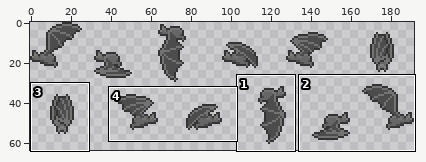
Two versions of one sprite sheet, Project4/SDLProject/batTrp.png. The first picture is a wide view before the edit; the outline marks the close-up.
Close-up. Earlier state:
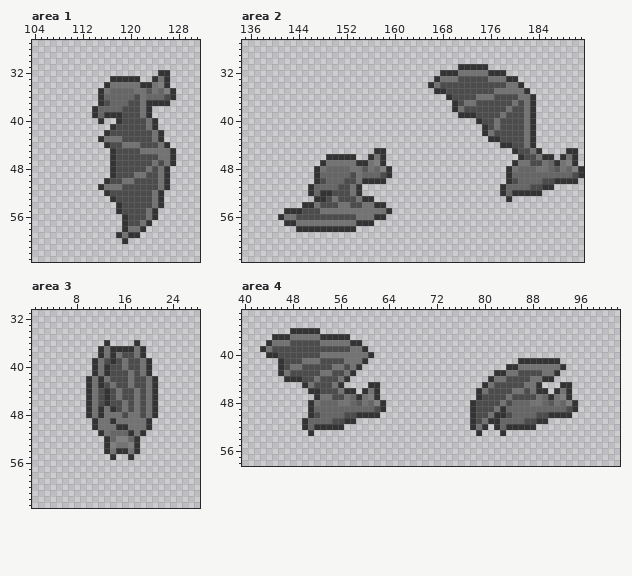
The file is 192x64 pixels. Shown: area 1: x 104..131, y 27..63; area 2: x 135..191, y 27..63; area 3: x 1..28, y 31..63; area 4: x 40..102, y 33..58.
New version:
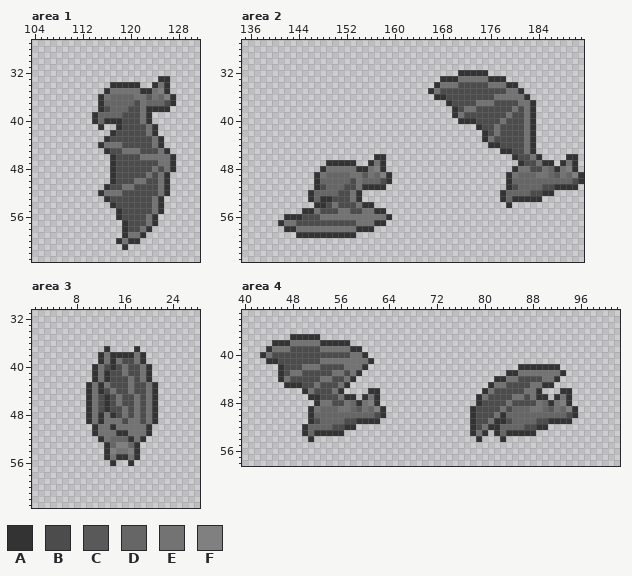
Palette (. is transparent): A #333333  B #4c4c4c  C #595959  D #666666  E #737373  F #808080
The edit:
--- area 1
@@ x 112..129 @@
 31 ..................
-32 .............AA...
-33 .....AAAAA..AEA...
-34 ....AEEEEEAAEFA...
-35 ...AEDDDDEECEDFA..
-36 ...ADDDDDBEDDDBA..
-37 ...ABDDDBBEAAAA...
-38 ..ADDDDBBBEA......
-39 ..ADAAABBBEA......
-40 ...A..ABBBBEA.....
-41 .....ABBBBBEA.....
-42 ....ABBBBBBBEA....
-43 ...AEEEBBBBBEA....
-44 ....ABBEEEBBBEA...
-45 .....ABBBBEEEEEA..
-46 .....ABBBBBBBEEA..
-47 .....ABBBBBBEBEA..
-48 .....ABBBBBEBEA...
-49 .....ABBBEEBBEA...
-50 ....ABBEEBBBBEA...
-51 ...AEEEBBBBBBEA...
-52 ....ABBBBBBBEA....
-53 .....ABBBBBBEA....
-54 ......ABBBBBEA....
-55 ......ABBBBEA.....
-56 .......ABBBEA.....
-57 .......ABBEA......
-58 .......AEEA.......
-59 ......AEAA........
-60 .......A..........
-61 ..................
+32 ..................
+33 .............AA...
+34 .....AAAAA..AEA...
+35 ....AEEEEEAAEFA...
+36 ...AEDDDDEECEDFA..
+37 ...ADDDDDBEDDDBA..
+38 ...ABDDDBBEAAAA...
+39 ..ADDDDBBBEA......
+40 ..ADAAABBBEA......
+41 ...A..ABBBBEA.....
+42 .....ABBBBBEA.....
+43 ....ABBBBBBBEA....
+44 ...AEEEBBBBBEA....
+45 ....ABBEEEBBBEA...
+46 .....ABBBBEEEEEA..
+47 .....ABBBBBBBEEA..
+48 .....ABBBBBBEBEA..
+49 .....ABBBBBEBEA...
+50 .....ABBBEEBBEA...
+51 ....ABBEEBBBBEA...
+52 ...AEEEBBBBBBEA...
+53 ....ABBBBBBBEA....
+54 .....ABBBBBBEA....
+55 ......ABBBBBEA....
+56 ......ABBBBEA.....
+57 .......ABBBEA.....
+58 .......ABBEA......
+59 .......AEEA.......
+60 ......AEAA........
+61 .......A..........
 62 ..................
--- area 2
@@ x 135..191 @@
 30 .........................................................
-31 ....................................AAAAA................
-32 .................................AAAEEEEEAAA.............
-33 ................................AEEEBBBBBEEEAA...........
-34 ...............................AEBBBBBBBBBBBEEA..........
-35 ................................AABBBBBBBBEEEEEA.........
-36 ..................................ABBBBEEEBBBBEEA........
-37 ...................................ABEEBBBBBBEBEA........
-38 ...................................AEBBBBBBBEBBEA........
-39 ....................................AAABBBBEBBBEA........
-40 .......................................ABBEBBBBEA........
-41 ........................................ABEBBBBEA........
-42 ........................................AEBBBBBEA........
-43 .........................................AABBBBEA........
-44 ...........................................AABBEA........
-45 ......................AA.....................ABBEA....AA.
-46 ..............AAAAA..AEA......................ABBEAA.AEA.
-47 .............AEEEEEAAEFA.....................AEEBBEDAEFA.
-48 ............AEDDDDEECEDFA...................AEDDDEEDCEDFA
-49 ............ADDDDDBEDDDBA...................ADDDDDDDDDDBA
-50 ............ABDDDBBEAAAA....................ABDDDDBBAAAA.
-51 ...........ADDDDBBEA.......................ADDDDBBAA.....
-52 ...........ADAABBBEA.......................ADAAAAA.......
-53 ............AABEBBBEAA......................A............
-54 ..........AAEBBBEEBBEEAA.................................
-55 .......AAABBBEEEEEEEEEEEA................................
-56 ......AEEBBBBBBBBBBEEEAA.................................
-57 .......AAEEEEEEEEEEAAA...................................
-58 .........AAAAAAAAAA......................................
-59 .........................................................
+31 .........................................................
+32 ....................................AAAAA................
+33 .................................AAAEEEEEAAA.............
+34 ................................AEEEBBBBBEEEAA...........
+35 ...............................AEBBBBBBBBBBBEEA..........
+36 ................................AABBBBBBBBEEEEEA.........
+37 ..................................ABBBBEEEBBBBEEA........
+38 ...................................ABEEBBBBBBEBEA........
+39 ...................................AEBBBBBBBEBBEA........
+40 ....................................AAABBBBEBBBEA........
+41 .......................................ABBEBBBBEA........
+42 ........................................ABEBBBBEA........
+43 ........................................AEBBBBBEA........
+44 .........................................AABBBBEA........
+45 ...........................................AABBEA........
+46 ......................AA.....................ABBEA....AA.
+47 ..............AAAAA..AEA......................ABBEAA.AEA.
+48 .............AEEEEEAAEFA.....................AEEBBEDAEFA.
+49 ............AEDDDDEECEDFA...................AEDDDEEDCEDFA
+50 ............ADDDDDBEDDDBA...................ADDDDDDDDDDBA
+51 ............ABDDDBBEAAAA....................ABDDDDBBAAAA.
+52 ...........ADDDDBBEA.......................ADDDDBBAA.....
+53 ...........ADAABBBEA.......................ADAAAAA.......
+54 ............AABEBBBEAA......................A............
+55 ..........AAEBBBEEBBEEAA.................................
+56 .......AAABBBEEEEEEEEEEEA................................
+57 ......AEEBBBBBBBBBBEEEAA.................................
+58 .......AAEEEEEEEEEEAAA...................................
+59 .........AAAAAAAAAA......................................
 60 .........................................................
--- area 3
@@ x 8..23 @@
 35 ................
-36 .....A....A.....
-37 ....AEAAAAEA....
-38 ....AEAEBBEA....
-39 ...AEBABEBBEA...
-40 ...AEABBEBBEA...
-41 ...AEABBBEBEA...
-42 ..AEAEBBBEBBEA..
-43 ..AEABEBBEBBEA..
-44 ..AEBABEBBEBEA..
+36 ................
+37 .....A....A.....
+38 ....AEAAAAEA....
+39 ....AEAEBBEA....
+40 ...AEBABEBBEA...
+41 ...AEABBEBBEA...
+42 ...AEABBBEBEA...
+43 ..AEAEBBBEBBEA..
+44 ..AEABEBBEBBEA..
 45 ..AEBABEBBEBEA..
-46 ..AEBABBEBEBEA..
-47 ..AEAEABEBEBEA..
-48 ..AEAEEEBEEBEA..
-49 ...AEEAEEEEEA...
-50 ...AEEEAAEEEA...
-51 ....AEDDDAEA....
-52 .....ADFFDA.....
-53 .....AFEEFA.....
-54 .....AEAAEA.....
-55 ......A..A......
-56 ................
+46 ..AEBABEBBEBEA..
+47 ..AEBABBEBEBEA..
+48 ..AEAEABEBEBEA..
+49 ..AEAEEEBEEBEA..
+50 ...AEEAEEEEEA...
+51 ...AEEEAAEEEA...
+52 ....AEDDDAEA....
+53 .....ADFFDA.....
+54 .....AFEEFA.....
+55 .....AEAAEA.....
+56 ......A..A......
 57 ................
--- area 4
@@ x 40..102 @@
 35 ...............................................................
-36 ........AAAAA..................................................
-37 .....AAAEEEEEAAAAA.............................................
-38 ....AEEEBBBBBEEEEEAA...........................................
-39 ...AEBBBBBBBBBBBBBEEA..........................................
-40 ....AABBBBBBBEEEEEEEEA.........................................
-41 ......ABBBEEEBBBBEEEA.........................AAAAAAA..........
-42 ......ABEEBBBBBEEBEA........................AAEEEEEEEA.........
-43 ......AEBBBBBEEBBEA.......................AAEEBBBBEEA..........
-44 .......AAABBEBBBEA.......................AEEBBBBEEAA...........
-45 ..........AEBBBEA....AA.................AEBBBBBEEA...AA........
-46 ...........AABBBEAA.AEA................AEBBBBEEBEAA.AEA........
-47 ............AEEBBEDAEFA................ABBBBEBBBBEDAEFA........
-48 ...........AEDDDEEDCEDFA..............ABBBBEBDDDEEDCEDFA.......
-49 ...........ADDDDDDDDDDBA..............ABBBEADDDDDDDDDDBA.......
-50 ...........ABDDDDBBAAAA...............ABBEAABDDDDBBAAAA........
-51 ..........ADDDDBBAA...................ABEAADDDDBBAA............
-52 ..........ADAAAAA.....................AEA.ADAAAAA..............
-53 ...........A...........................A...A...................
-54 ...............................................................
+36 ...............................................................
+37 ........AAAAA..................................................
+38 .....AAAEEEEEAAAAA.............................................
+39 ....AEEEBBBBBEEEEEAA...........................................
+40 ...AEBBBBBBBBBBBBBEEA..........................................
+41 ....AABBBBBBBEEEEEEEEA.........................................
+42 ......ABBBEEEBBBBEEEA.........................AAAAAAA..........
+43 ......ABEEBBBBBEEBEA........................AAEEEEEEEA.........
+44 ......AEBBBBBEEBBEA.......................AAEEBBBBEEA..........
+45 .......AAABBEBBBEA.......................AEEBBBBEEAA...........
+46 ..........AEBBBEA....AA.................AEBBBBBEEA...AA........
+47 ...........AABBBEAA.AEA................AEBBBBEEBEAA.AEA........
+48 ............AEEBBEDAEFA................ABBBBEBBBBEDAEFA........
+49 ...........AEDDDEEDCEDFA..............ABBBBEBDDDEEDCEDFA.......
+50 ...........ADDDDDDDDDDBA..............ABBBEADDDDDDDDDDBA.......
+51 ...........ABDDDDBBAAAA...............ABBEAABDDDDBBAAAA........
+52 ..........ADDDDBBAA...................ABEAADDDDBBAA............
+53 ..........ADAAAAA.....................AEA.ADAAAAA..............
+54 ...........A...........................A...A...................
 55 ...............................................................
